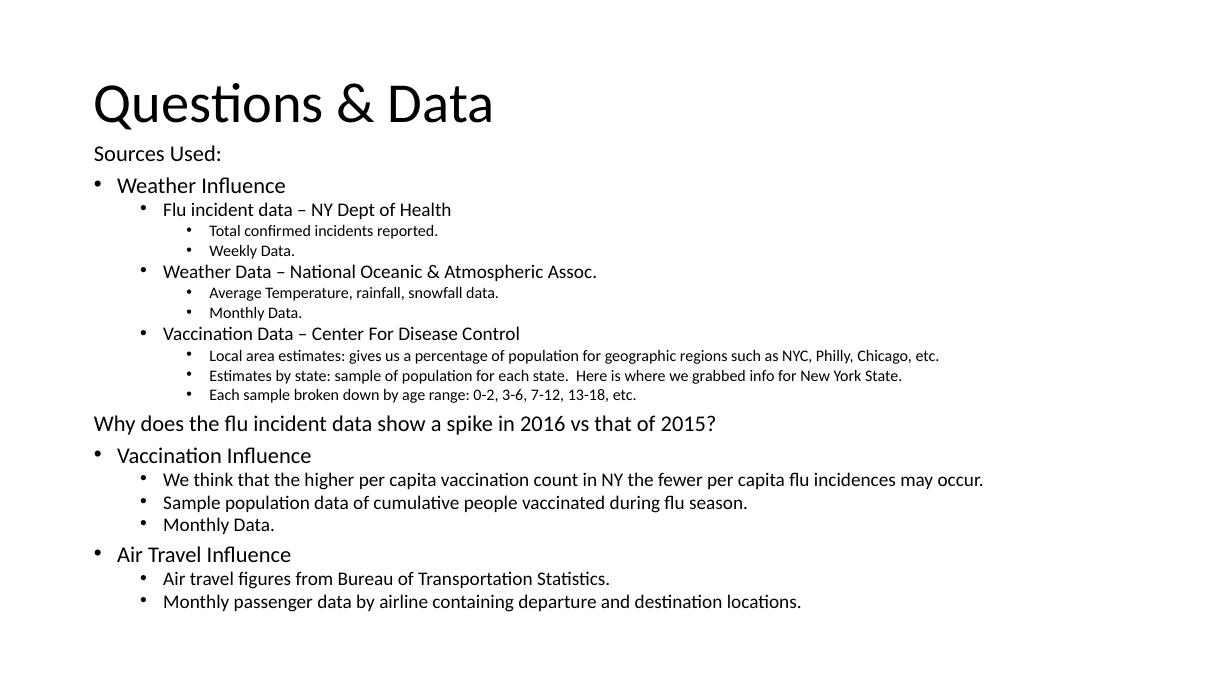
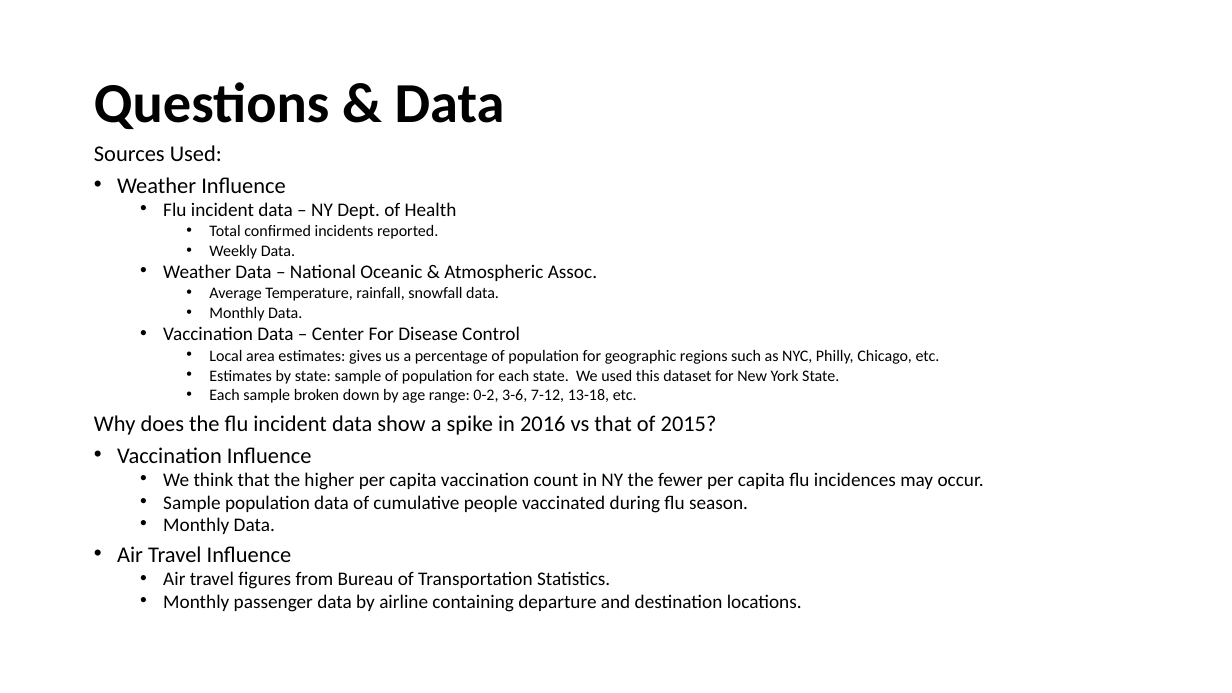
Before and after one commit to giolee88/FluTracker, a slide deck: slide 3 of Slide-Shows/Flu Tracker.pptx. Drawn at 1232x693 pixels with LibreOffice and Linux fonts; fonts in the diff are those of the drawing. Boxes give left, top, right and bottom in pixels: in the first picture for what was removed or moved away, otherwise in the second. Text is boxed around its words. In the diff, an @@ line names an element or a change of style, - is before the commit and + after.

```diff
--- a/Slide-Shows/Flu Tracker.pptx
+++ b/Slide-Shows/Flu Tracker.pptx
@@ title "Questions & Data" at box(94, 82, 505, 129): bold on @@
@@ text at box(163, 202, 457, 219): text changed @@
-  • Flu incident data – NY Dept of Health
+  • Flu incident data – NY Dept. of Health
@@ text at box(209, 370, 839, 384): text changed @@
-    • Estimates by state: sample of population for each state. Here is where we grabbed info for New York State.
+    • Estimates by state: sample of population for each state. We used this dataset for New York State.
```
Also in this commit, not shown: 10 other slides changed.
